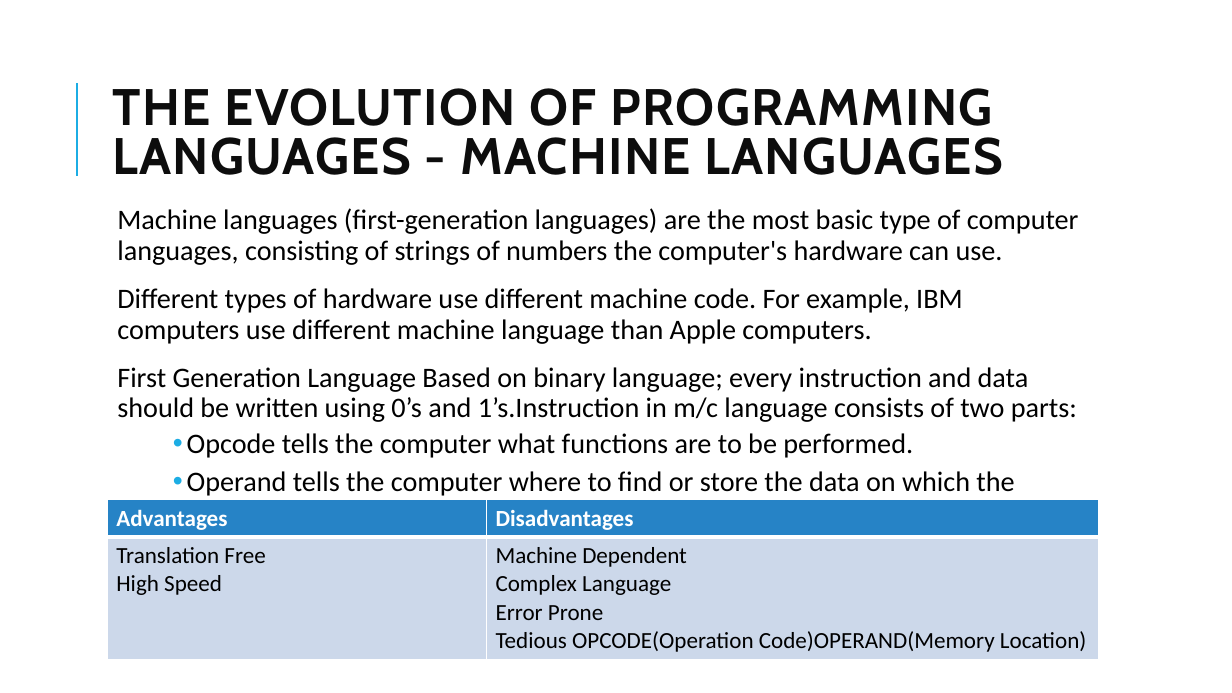
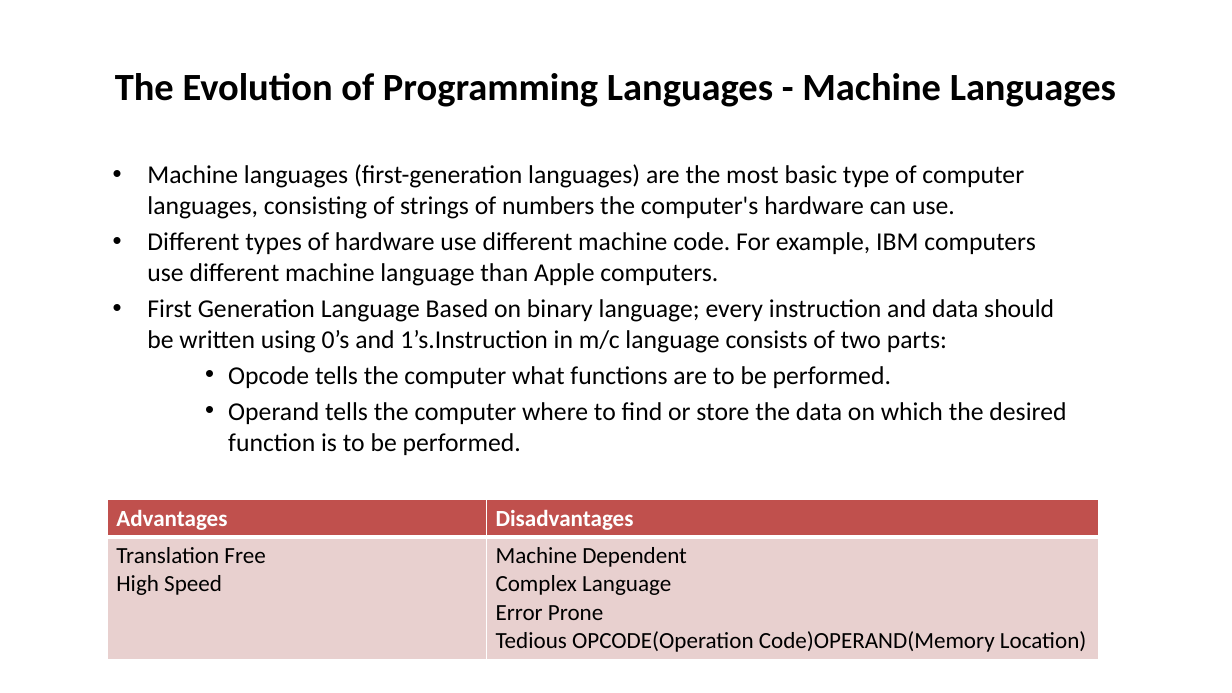
Before and after one commit to mahendra-shinde/JP, a slide deck: slide 3 of ritesh/Evolution and History of Programming Languages.pptx. Drawn at 1232x693 pixels with LibreOffice and Linux fonts; fonts in the diff are those of the drawing. Boxes give left, top, right and bottom in pixels: in the first picture for what was removed or moved away, otherwise in the second. Text is boxed around its words. In the diff, an @@ line names an element or a change of style, - is before the commit and + after.

```diff
--- a/ritesh/Evolution and History of Programming Languages.pptx
+++ b/ritesh/Evolution and History of Programming Languages.pptx
@@ line removed from (77, 176) to (77, 83) @@
@@ title at bbox=[115, 73, 1116, 107]: text changed; size 40 to 30 pt; font Cabin to Calibri; text colour #0D0D0D to #000000 @@
-THE EVOLUTION OF PROGRAMMING LANGUAGES - MACHINE LANGUAGES
+The Evolution of Programming Languages - Machine Languages
@@ text "Machine languages (first-generation languages) are ...": place and size @@
-text "Machine languages (first-generation languages) are ..." at bbox=[117, 208, 1079, 528]
+text "Machine languages (first-generation languages) are ..." at bbox=[147, 164, 1066, 455]
@@ text "Machine languages (first-generation languages) are ..." at bbox=[147, 164, 1066, 455]: size 22 to 20 pt; bullet   to •; line spacing 0.9 to 1; less space between paragraphs; list level 5 to 3 in "Opcode tells the computer what ..."; list level 5 to 3 in "Operand tells the computer where ..." @@
@@ table at bbox=[107, 500, 1099, 657] @@
@@ fill #2683C6 to #C0504D in row 1 @@
@@ fill #CDD9EA to #E8D0D0 in row 2 @@
```
Also in this commit, not shown: 5 other slides changed, 3 slides added, 4 slides removed.
